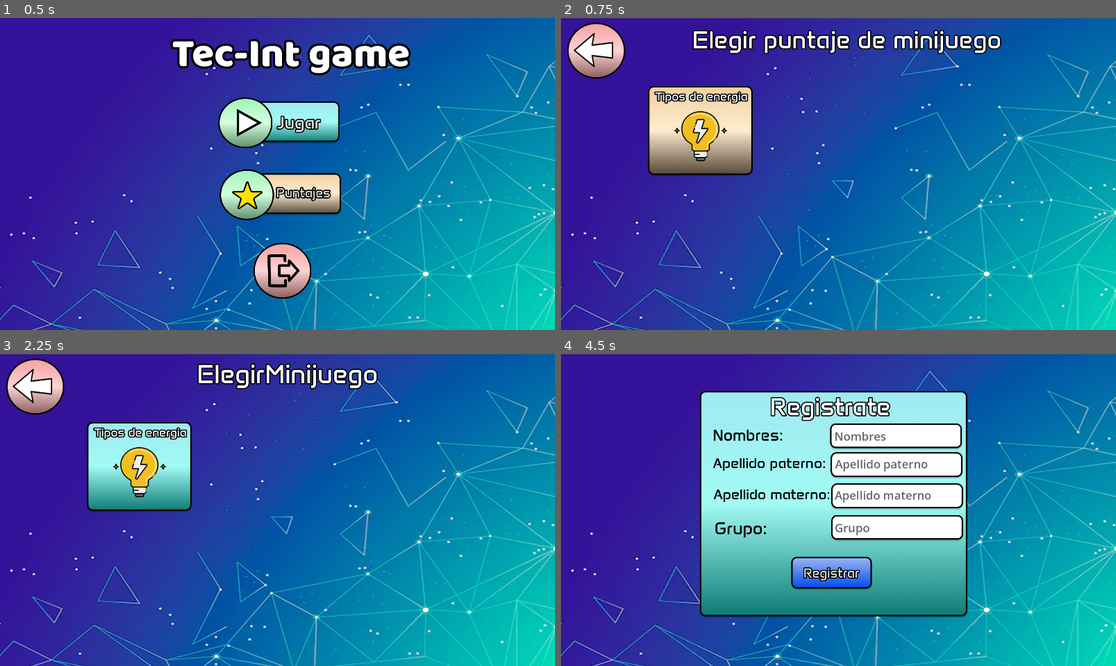
Above: before the commit, frames 1-4 (two rows, left to right).
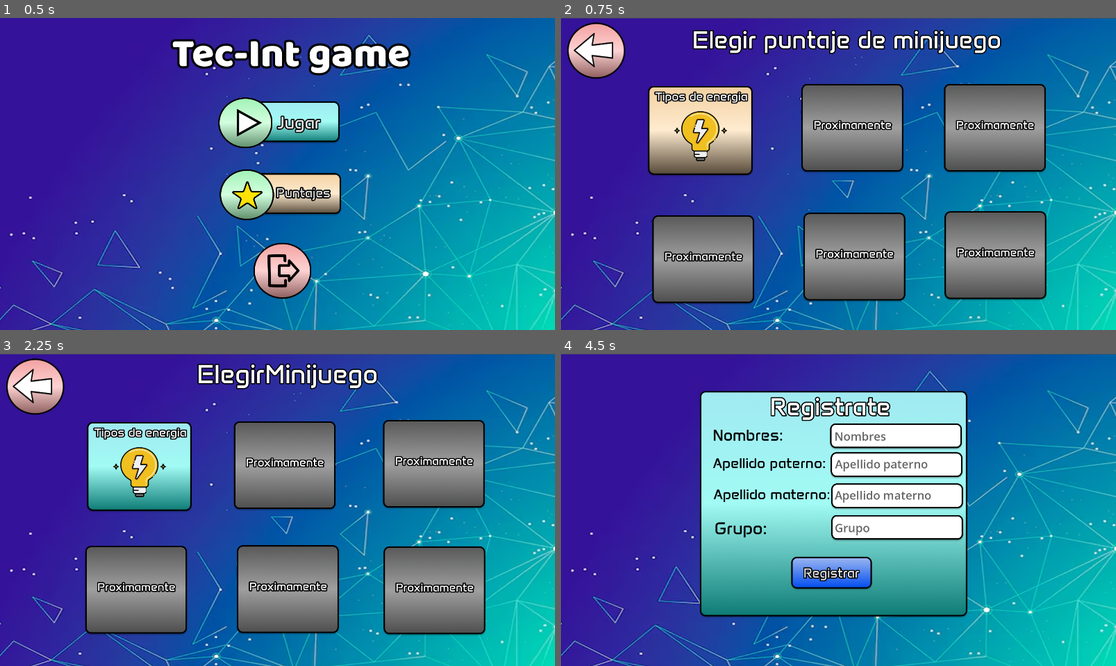
Above: after the commit, the same moments.

Repository: a361045-tech/Tesis-Prototipo-Christian-Bustamante
Game: Godot game, scene res://EscenasMenu/MenuPrincipal.tscn
The game is run twice, just before and just after one commit, with the same random seed, the same clock (stepped at 60 frames per second) and the same inputs.
Inputs (mouse positions are in pixels of both pictures, inside the frame that each line leads up to):
- Up to frame 1 (0.5 s): no input
- Up to frame 2 (0.75 s): click "Puntajes" at 0.5 s
- Up to frame 3 (2.25 s): click (33, 385) at 1.25 s; click "Jugar" at 2 s
- Up to frame 4 (4.5 s): click (599, 388) at 2.75 s; click "Jugar" at 3.5 s; click (699, 466) at 4.25 s

Frame 1 is identical in both runs. In frame 2, 26% of the frame differs, in the area x 16-88%, y 21-92%; in frame 3, 26%, in the area x 15-88%, y 21-91%; in frame 4, nothing differs.

Commit message:
Detalle de interfaz
bloques de proximamente que se me olvido actualizar

Diff:
--- a/tec-int-game/EscenasMenu/ElegirMinijuego.tscn
+++ b/tec-int-game/EscenasMenu/ElegirMinijuego.tscn
@@ -7,6 +7,7 @@
 [ext_resource type="FontFile" uid="uid://bp2wr6shfp702" path="res://UI_Menus/Anta-Regular.ttf" id="5_degrv"]
 [ext_resource type="Texture2D" uid="uid://c5thu3mlxaah5" path="res://UI_Menus/TiposDeEnergia_Icono.png" id="6_t6402"]
 [ext_resource type="Texture2D" uid="uid://vqy3a58j5dct" path="res://UI_Menus/FlechaRegresar.png" id="7_uoqfm"]
+[ext_resource type="Texture2D" uid="uid://cfqhya7qbr07n" path="res://UI_Menus/RectanguloProximamente.png" id="8_mcura"]
 
 [node name="ElegirMinijuegoMenu" type="Node2D" unique_id=59473627 node_paths=PackedStringArray("botonRegresar", "botonTE")]
 script = ExtResource("1_usjtf")
@@ -77,6 +78,81 @@
 text = "ElegirMinijuego
 "
 
+[node name="RectanguloProximamente" type="Sprite2D" parent="." unique_id=882529169]
+position = Vector2(1501, 384)
+texture = ExtResource("8_mcura")
+
+[node name="TE_Label" type="Label" parent="RectanguloProximamente" unique_id=877414023]
+offset_left = -153.99998
+offset_top = -39.0
+offset_right = 157.00002
+offset_bottom = 11.0
+theme_override_constants/outline_size = 15
+theme_override_fonts/font = ExtResource("5_degrv")
+theme_override_font_sizes/font_size = 40
+text = "Proximamente"
+horizontal_alignment = 1
+
+[node name="RectanguloProximamente2" type="Sprite2D" parent="." unique_id=732471850]
+position = Vector2(471, 820)
+texture = ExtResource("8_mcura")
+
+[node name="TE_Label" type="Label" parent="RectanguloProximamente2" unique_id=1109719496]
+offset_left = -153.99998
+offset_top = -39.0
+offset_right = 157.00002
+offset_bottom = 11.0
+theme_override_constants/outline_size = 15
+theme_override_fonts/font = ExtResource("5_degrv")
+theme_override_font_sizes/font_size = 40
+text = "Proximamente"
+horizontal_alignment = 1
+
+[node name="RectanguloProximamente3" type="Sprite2D" parent="." unique_id=1404629528]
+position = Vector2(1503, 822)
+texture = ExtResource("8_mcura")
+
+[node name="TE_Label" type="Label" parent="RectanguloProximamente3" unique_id=1037585143]
+offset_left = -153.99998
+offset_top = -39.0
+offset_right = 157.00002
+offset_bottom = 11.0
+theme_override_constants/outline_size = 15
+theme_override_fonts/font = ExtResource("5_degrv")
+theme_override_font_sizes/font_size = 40
+text = "Proximamente"
+horizontal_alignment = 1
+
+[node name="RectanguloProximamente4" type="Sprite2D" parent="." unique_id=1797933554]
+position = Vector2(985, 389)
+texture = ExtResource("8_mcura")
+
+[node name="TE_Label" type="Label" parent="RectanguloProximamente4" unique_id=1799022079]
+offset_left = -153.99998
+offset_top = -39.0
+offset_right = 157.00002
+offset_bottom = 11.0
+theme_override_constants/outline_size = 15
+theme_override_fonts/font = ExtResource("5_degrv")
+theme_override_font_sizes/font_size = 40
+text = "Proximamente"
+horizontal_alignment = 1
+
+[node name="RectanguloProximamente5" type="Sprite2D" parent="." unique_id=88698889]
+position = Vector2(996, 818)
+texture = ExtResource("8_mcura")
+
+[node name="TE_Label" type="Label" parent="RectanguloProximamente5" unique_id=1128373680]
+offset_left = -153.99998
+offset_top = -39.0
+offset_right = 157.00002
+offset_bottom = 11.0
+theme_override_constants/outline_size = 15
+theme_override_fonts/font = ExtResource("5_degrv")
+theme_override_font_sizes/font_size = 40
+text = "Proximamente"
+horizontal_alignment = 1
+
 [connection signal="mouse_entered" from="CirculoSalir/Regresar" to="." method="_on_regresar_mouse_entered"]
 [connection signal="mouse_exited" from="CirculoSalir/Regresar" to="." method="_on_regresar_mouse_exited"]
 [connection signal="pressed" from="CirculoSalir/Regresar" to="." method="_on_regresar_pressed"]
--- a/tec-int-game/EscenasMenu/elegir_puntaje.tscn
+++ b/tec-int-game/EscenasMenu/elegir_puntaje.tscn
@@ -7,6 +7,7 @@
 [ext_resource type="Texture2D" uid="uid://debxc0rwa235t" path="res://UI_Menus/Rectangle 7.png" id="5_bvkek"]
 [ext_resource type="FontFile" uid="uid://bp2wr6shfp702" path="res://UI_Menus/Anta-Regular.ttf" id="6_amkdo"]
 [ext_resource type="Texture2D" uid="uid://c5thu3mlxaah5" path="res://UI_Menus/TiposDeEnergia_Icono.png" id="7_6kwfp"]
+[ext_resource type="Texture2D" uid="uid://cfqhya7qbr07n" path="res://UI_Menus/RectanguloProximamente.png" id="8_p2qs3"]
 
 [node name="Elegir_Puntaje" type="Node2D" unique_id=860004823 node_paths=PackedStringArray("botonRegresar", "botonTEP")]
 script = ExtResource("1_inbec")
@@ -76,6 +77,81 @@
 theme_override_font_sizes/font_size = 85
 text = "Elegir puntaje de minijuego"
 
+[node name="RectanguloProximamente" type="Sprite2D" parent="." unique_id=1376638064]
+position = Vector2(1008, 384)
+texture = ExtResource("8_p2qs3")
+
+[node name="TE_Label" type="Label" parent="RectanguloProximamente" unique_id=890308471]
+offset_left = -153.99998
+offset_top = -39.0
+offset_right = 157.00002
+offset_bottom = 11.0
+theme_override_constants/outline_size = 15
+theme_override_fonts/font = ExtResource("6_amkdo")
+theme_override_font_sizes/font_size = 40
+text = "Proximamente"
+horizontal_alignment = 1
+
+[node name="RectanguloProximamente2" type="Sprite2D" parent="." unique_id=1289673553]
+position = Vector2(1501, 384)
+texture = ExtResource("8_p2qs3")
+
+[node name="TE_Label" type="Label" parent="RectanguloProximamente2" unique_id=518369741]
+offset_left = -153.99998
+offset_top = -39.0
+offset_right = 157.00002
+offset_bottom = 11.0
+theme_override_constants/outline_size = 15
+theme_override_fonts/font = ExtResource("6_amkdo")
+theme_override_font_sizes/font_size = 40
+text = "Proximamente"
+horizontal_alignment = 1
+
+[node name="RectanguloProximamente3" type="Sprite2D" parent="." unique_id=1823950447]
+position = Vector2(492, 839)
+texture = ExtResource("8_p2qs3")
+
+[node name="TE_Label" type="Label" parent="RectanguloProximamente3" unique_id=1517213457]
+offset_left = -153.99998
+offset_top = -39.0
+offset_right = 157.00002
+offset_bottom = 11.0
+theme_override_constants/outline_size = 15
+theme_override_fonts/font = ExtResource("6_amkdo")
+theme_override_font_sizes/font_size = 40
+text = "Proximamente"
+horizontal_alignment = 1
+
+[node name="RectanguloProximamente4" type="Sprite2D" parent="." unique_id=305842683]
+position = Vector2(1015, 830)
+texture = ExtResource("8_p2qs3")
+
+[node name="TE_Label" type="Label" parent="RectanguloProximamente4" unique_id=1058605332]
+offset_left = -153.99998
+offset_top = -39.0
+offset_right = 157.00002
+offset_bottom = 11.0
+theme_override_constants/outline_size = 15
+theme_override_fonts/font = ExtResource("6_amkdo")
+theme_override_font_sizes/font_size = 40
+text = "Proximamente"
+horizontal_alignment = 1
+
+[node name="RectanguloProximamente5" type="Sprite2D" parent="." unique_id=1601690370]
+position = Vector2(1503, 825)
+texture = ExtResource("8_p2qs3")
+
+[node name="TE_Label" type="Label" parent="RectanguloProximamente5" unique_id=1088036010]
+offset_left = -153.99998
+offset_top = -39.0
+offset_right = 157.00002
+offset_bottom = 11.0
+theme_override_constants/outline_size = 15
+theme_override_fonts/font = ExtResource("6_amkdo")
+theme_override_font_sizes/font_size = 40
+text = "Proximamente"
+horizontal_alignment = 1
+
 [connection signal="mouse_entered" from="CirculoSalir/Regresar" to="." method="_on_regresar_mouse_entered"]
 [connection signal="mouse_exited" from="CirculoSalir/Regresar" to="." method="_on_regresar_mouse_exited"]
 [connection signal="pressed" from="CirculoSalir/Regresar" to="." method="_on_regresar_pressed"]
